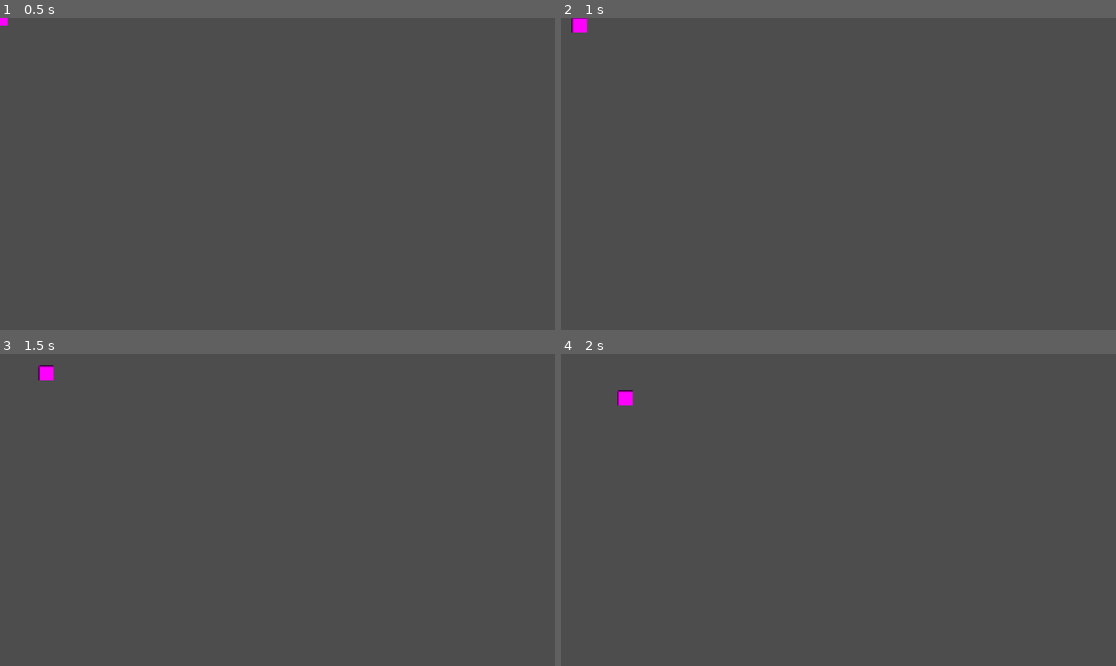
Above: before the commit, frames 1-4 (two rows, left to right).
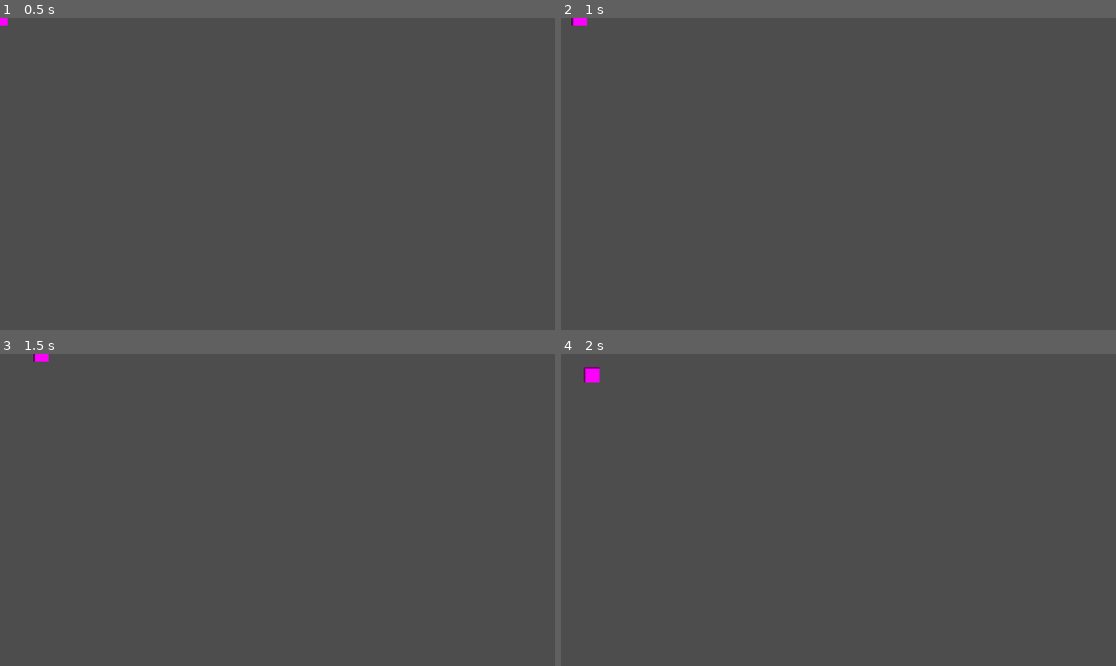
Above: after the commit, the same moments.

Repository: vs00382/my-colony-sim
Game: Godot game, scene res://global.tscn
The game is run twice, just before and just after one commit, with the same random seed, the same clock (stepped at 60 frames per second) and the same inputs.
Inputs (mouse positions are in pixels of both pictures, inside the frame that each line leads up to):
- Up to frame 1 (0.5 s): no input
- Up to frame 2 (1 s): tap Enter at 0.5 s; move the mouse to (960, 158) at 0.52 s; click (960, 158) at 0.67 s
- Up to frame 3 (1.5 s): move the mouse to (166, 525) at 1.27 s; click (166, 525) at 1.42 s
- Up to frame 4 (2 s): no input

Frame 1 is identical in both runs. In frame 2, less than 0.1% of the frame differs, in the area x 1-5%, y 0-5%; in frame 3, 0.2%; in frame 4, 0.3%, in the area x 4-14%, y 4-17%.

Commit message:
a* movement but not very good

Diff:
--- a/global.gd
+++ b/global.gd
@@ -1,17 +1,33 @@
 extends Node2D
 
 @onready var ground_layer: TileMapLayer = $GroundLayer
-@onready var pawn: Node2D = $Pawn
+@onready var pawn = $Pawn
+
+var astar := AStarGrid2D.new()
+
+func _ready():
+	setup_astar()
+
+func setup_astar():
+	astar.region = Rect2i(0, 0, 100, 100)  # adjust to your map size
+	astar.cell_size = Vector2(32, 32)
+	astar.diagonal_mode = AStarGrid2D.DIAGONAL_MODE_NEVER
+	astar.update()
 
 func _input(event):
 	if event is InputEventMouseButton and event.pressed:
-		# Convert global mouse position to TileMapLayer local coordinates
-		var mouse_pos_global = event.position
-		var mouse_pos_local = ground_layer.to_local(mouse_pos_global)
+		# global → tilemap local
+		var mouse_pos_local = ground_layer.to_local(event.position)
+		var target_cell = ground_layer.local_to_map(mouse_pos_local)
 
-		# Convert to grid cell
-		var cell = ground_layer.local_to_map(mouse_pos_local)
-		print("Clicking cell:", cell)
+		var pawn_local = ground_layer.to_local(pawn.global_position)
+		var start_cell = ground_layer.local_to_map(pawn_local)
 
-		# Initiate pawn movement
-		pawn.move_to(cell)
+		print("Start:", start_cell, " Target:", target_cell)
+
+		var path = astar.get_id_path(start_cell, target_cell)
+
+		if not path.is_empty():
+			pawn.follow_path(path)
+		else:
+			print("NO PATH")
--- a/pawn.gd
+++ b/pawn.gd
@@ -1,25 +1,40 @@
 extends Node2D
 
-const SPEED: float = 4.0      # tiles per second
+@export var SPEED: float = 4.0             # tiles per second
 const CELL_SIZE: float = 32.0
 
-var target_cell: Vector2i = Vector2i.ZERO
-var is_moving: bool = false
+var path: Array[Vector2i] = []
+var current_index: int = 0
 
-func move_to(cell: Vector2i) -> void:
-	target_cell = cell
-	is_moving = true
+func _ready():
+	snap_to_grid()
+
+func snap_to_grid():
+	var cell := Vector2i(global_position.x / CELL_SIZE, global_position.y / CELL_SIZE)
+	global_position = Vector2(cell.x * CELL_SIZE, cell.y * CELL_SIZE)
+
+func follow_path(new_path: Array[Vector2i]):
+	path = new_path
+	current_index = 0
 
 func _physics_process(delta: float) -> void:
-	if not is_moving:
+	print("PATH = ", path)
+	if current_index >= path.size():
 		return
 
-	var target_pos = Vector2(target_cell) * CELL_SIZE
-	var dir = target_pos - global_position
+	var cell: Vector2i = path[current_index]
+	var target_pos: Vector2 = Vector2(cell.x * CELL_SIZE, cell.y * CELL_SIZE)
+	var dir: Vector2 = target_pos - global_position
+	var distance := dir.length()
 
-	if dir.length() < 1.0:
+	# Step size (scaled automatically for diagonal)
+	var step: float = SPEED * CELL_SIZE * delta
+
+	# Snap to tile center when close enough
+	if distance <= step:
 		global_position = target_pos
-		is_moving = false
+		current_index += 1
 		return
 
-	global_position += dir.normalized() * SPEED * CELL_SIZE * delta
+	# Move smoothly toward target (handles diagonal cases)
+	global_position += dir.normalized() * step
